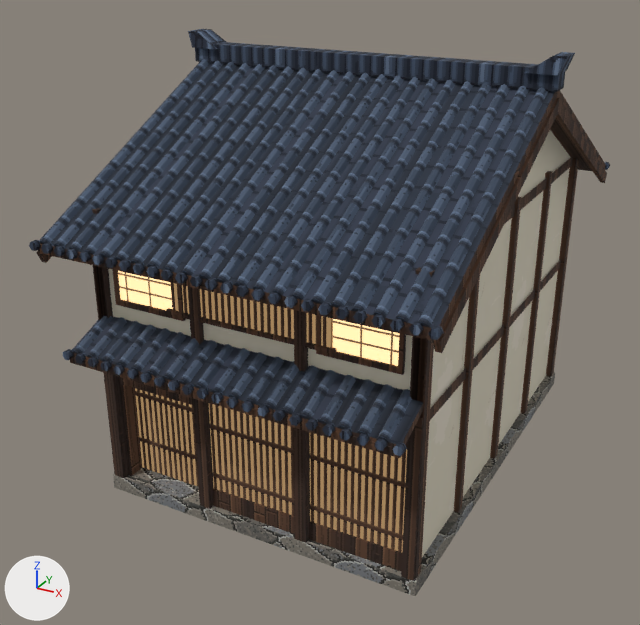
One commit to the glTF model Oxygen/project/Assets/Models/JapaneseCity/JP_Mid_Townhouse_C.glb: the scene before it, then after it.
Both versions are drawn from a camera (50 mm lens) standing at (7.27, -10.84, 10.0) and looking at (-0.42, 3.14, 3.01). Arrows for +X, +Y and +Z are at lower left; the lights stay in place. The first picture is the older version. Vertices at exactly the same position are counted once.

Before the edit, the objects in view are built like this:
```python
me_jp_mid_townhouse_c = bpy.data.meshes.new('JP_Mid_Townhouse_C')
me_jp_mid_townhouse_c.from_pydata(...)  # 2100 vertices, 3121 faces; spans x -3.71..3.71, y -1.0..9.0, z 0.0..8.07
# faces by material slot: [24, 78, 672, 48, 6, 693, 1576, 24]
me_jp_mid_townhouse_c.materials.append(mat_jp_stone_granite)
me_jp_mid_townhouse_c.materials.append(mat_jp_plaster_warm)
me_jp_mid_townhouse_c.materials.append(mat_jp_wood_cedardark)
me_jp_mid_townhouse_c.materials.append(mat_jp_wood_lattice)
me_jp_mid_townhouse_c.materials.append(mat_jp_roof_kawarachannel)
me_jp_mid_townhouse_c.materials.append(mat_jp_roof_kawararoll)
me_jp_mid_townhouse_c.materials.append(mat_jp_roof_kawara)
me_jp_mid_townhouse_c.materials.append(mat_jp_shoji_paper)
ob_jp_mid_townhouse_c = bpy.data.objects.new('JP_Mid_Townhouse_C', me_jp_mid_townhouse_c)
ob_jp_mid_townhouse_c.location = (0.0, 0.0, 0.0)
```
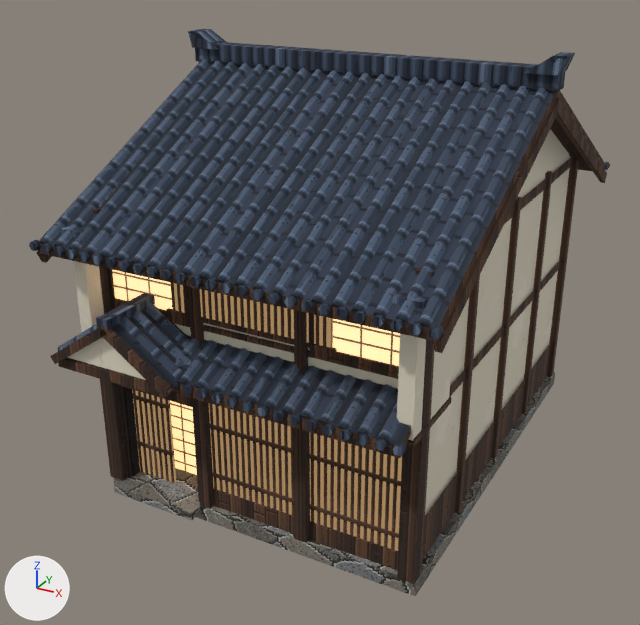
Diff of the bpy script that builds the scene:
```diff
--- a/Oxygen/project/Assets/Models/JapaneseCity/JP_Mid_Townhouse_C.glb.py
+++ b/Oxygen/project/Assets/Models/JapaneseCity/JP_Mid_Townhouse_C.glb.py
@@ mat_jp_mat_opening @@
+mat_jp_mat_opening = bpy.data.materials.new('JP_Mat_Opening')
+# uses the picture img_jp_mat_opening
@@ me_jp_mid_townhouse_c @@
-me_jp_mid_townhouse_c.from_pydata(...)  # 2100 vertices, 3121 faces; spans x -3.71..3.71, y -1.0..9.0, z 0.0..8.07
+me_jp_mid_townhouse_c.from_pydata(...)  # 2334 vertices, 3447 faces; spans x -3.71..3.71, y -1.23..9.0, z 0.0..8.07
+# me_jp_mid_townhouse_c part 1: a new loose piece, a box spanning x -2.8..-1.2, y 0.02..0.6, z 0.29..0.31, in mat_jp_stone_granite
+# me_jp_mid_townhouse_c part 2: a new loose piece, a box spanning x -2.9..-1.1, y -0.42..0.02, z 0.14..0.29, in mat_jp_stone_granite
+# me_jp_mid_townhouse_c part 3: a new loose piece, a box spanning x -3.13..-2.87, y -0.55..0.9, z 3.16..5.25, in mat_jp_plaster_warm
+# me_jp_mid_townhouse_c part 4: a new loose piece, a box spanning x 2.87..3.13, y -0.55..0.9, z 3.16..5.25, in mat_jp_plaster_warm
+# me_jp_mid_townhouse_c part 5: a new loose piece, a box spanning x -3.0..-1.0, y -0.1..0.6, z 2.3..2.54, in mat_jp_wood_cedardark
+# me_jp_mid_townhouse_c part 6: a new loose piece, a box spanning x -3.15..-0.85, y -1.15..-1.01, z 3.08..3.26, in mat_jp_wood_cedardark
+# me_jp_mid_townhouse_c part 7: a new loose piece, a box spanning x -3.0..3.0, y -0.07..0.0, z 3.82..3.9, in mat_jp_wood_cedardark
+# me_jp_mid_townhouse_c part 8: the loose piece of 24 vertices spanning x -2.73..-1.27, y -0.06..0.04, z 3.9..5.1 is scaled about its middle by (1.18, 1, 1.09), then moved by (0.0, 0.0, 0.05)
+# me_jp_mid_townhouse_c part 9: the loose piece of 24 vertices spanning x 1.27..2.73, y -0.06..0.04, z 3.9..5.1 is scaled about its middle by (1.18, 1, 1.09), then moved by (0.0, 0.0, 0.05)
+# me_jp_mid_townhouse_c part 10: a new loose piece, a box spanning x -3.15..-2.85, y -0.22..0.08, z 0.3..5.4, in mat_jp_wood_cedardark
+# me_jp_mid_townhouse_c part 11: a new loose piece, a box spanning x 2.85..3.15, y -0.22..0.08, z 0.3..5.4, in mat_jp_wood_cedardark
+# me_jp_mid_townhouse_c part 12: a new loose piece, a box spanning x 2.84..3.16, y -0.57..0.92, z 3.056..3.156, in mat_jp_wood_cedardark
+# me_jp_mid_townhouse_c part 13: a new loose piece, a box spanning x -2.775..-1.225, y -0.015..0.01, z 4.0..5.1, in mat_jp_shoji_paper
+# me_jp_mid_townhouse_c part 14: a new loose piece, a box spanning x -2.8..-1.94, y 0.18..0.24, z 0.3..2.3, in mat_jp_wood_lattice
+# me_jp_mid_townhouse_c part 15: a new loose piece, a box spanning x -2.11..-1.89, y -1.21..0.0, z 4.07..4.23, in mat_jp_roof_kawara
+# me_jp_mid_townhouse_c part 16: a new loose piece, a box spanning x -3.22..-2.78, y -0.65..0.95, z 5.25..5.38, in mat_jp_roof_kawara
+# me_jp_mid_townhouse_c part 17: a new loose piece, a box spanning x 2.78..3.22, y -0.65..0.95, z 5.25..5.38, in mat_jp_roof_kawara
+# me_jp_mid_townhouse_c part 18: the loose piece of 8 vertices spanning x -2.8..-1.2, y 0.3..0.4, z 0.3..2.3 is deleted
+# me_jp_mid_townhouse_c part 19: 33 vertices removed from x -3.0..-1.1, y -0.04..4.0, z 0.29..7.55; 150 vertices added at x -3.25..3.05, y -1.23..8.05, z 0.3..7.54
+# other edits to the shape of me_jp_mid_townhouse_c do not show in these pictures
 me_jp_mid_townhouse_c.materials.append(mat_jp_stone_granite)
@@ me_jp_mid_townhouse_c @@
 me_jp_mid_townhouse_c.materials.append(mat_jp_shoji_paper)
+me_jp_mid_townhouse_c.materials.append(mat_jp_mat_opening)
```

Where the change shows, as pixel boxes (x1, y1, x2, y2) in the pictures (640 x 625 px; the box of a moved part takes in the faces that stretch with it):
part 1 of me_jp_mid_townhouse_c, added: after (135, 468, 198, 498)
part 2 of me_jp_mid_townhouse_c, added: after (114, 479, 201, 520)
part 3 of me_jp_mid_townhouse_c, added: after (73, 261, 104, 332)
part 4 of me_jp_mid_townhouse_c, added: after (397, 329, 454, 441)
part 5 of me_jp_mid_townhouse_c, added: after (117, 384, 193, 407)
part 6 of me_jp_mid_townhouse_c, added (brown): after (58, 358, 172, 398)
part 7 of me_jp_mid_townhouse_c, added (mostly hidden): after (110, 303, 398, 379)
part 8 of me_jp_mid_townhouse_c, moved or reshaped: before (112, 270, 186, 321); after (107, 268, 190, 323)
part 9 of me_jp_mid_townhouse_c, moved or reshaped: before (316, 315, 406, 375); after (309, 313, 399, 374)
part 10 of me_jp_mid_townhouse_c, added (brown): after (99, 267, 128, 481)
part 11 of me_jp_mid_townhouse_c, added: after (397, 339, 435, 584)
part 12 of me_jp_mid_townhouse_c, added: after (405, 397, 451, 448)
part 13 of me_jp_mid_townhouse_c, added (beige): after (112, 270, 172, 310)
part 14 of me_jp_mid_townhouse_c, added (brown): after (132, 390, 176, 483)
part 15 of me_jp_mid_townhouse_c, added: after (96, 293, 155, 330)
part 16 of me_jp_mid_townhouse_c, added (mostly hidden): after (61, 226, 85, 238)
part 17 of me_jp_mid_townhouse_c, added: after (392, 292, 428, 309)
part 18 of me_jp_mid_townhouse_c, deleted (brown): before (135, 388, 199, 487)
part 19 of me_jp_mid_townhouse_c, built on: before (118, 377, 199, 499); after (50, 158, 552, 558)
